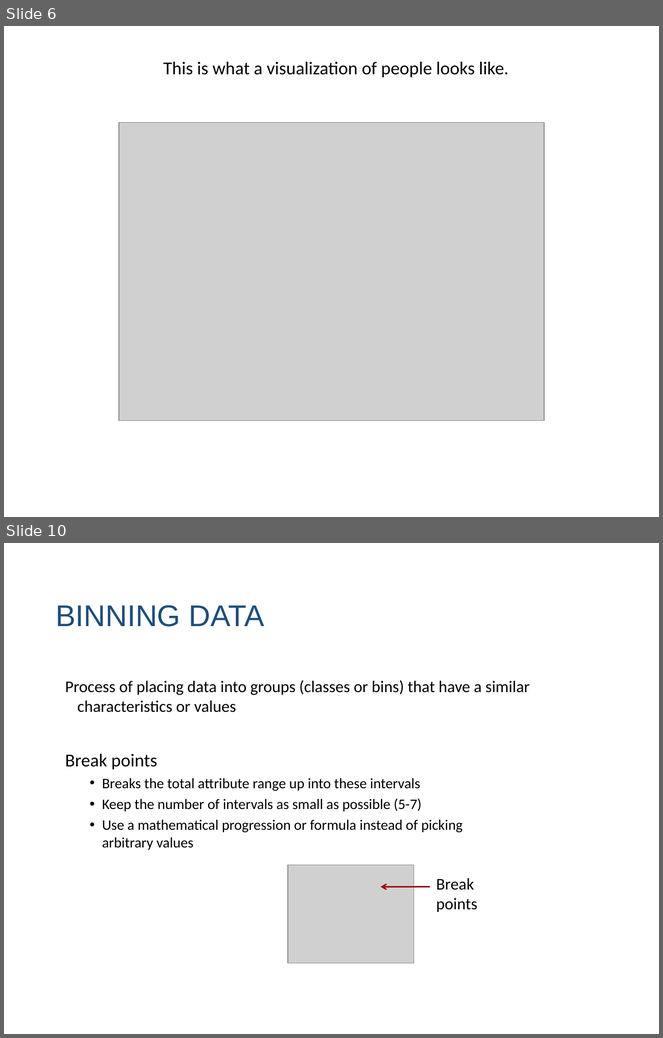
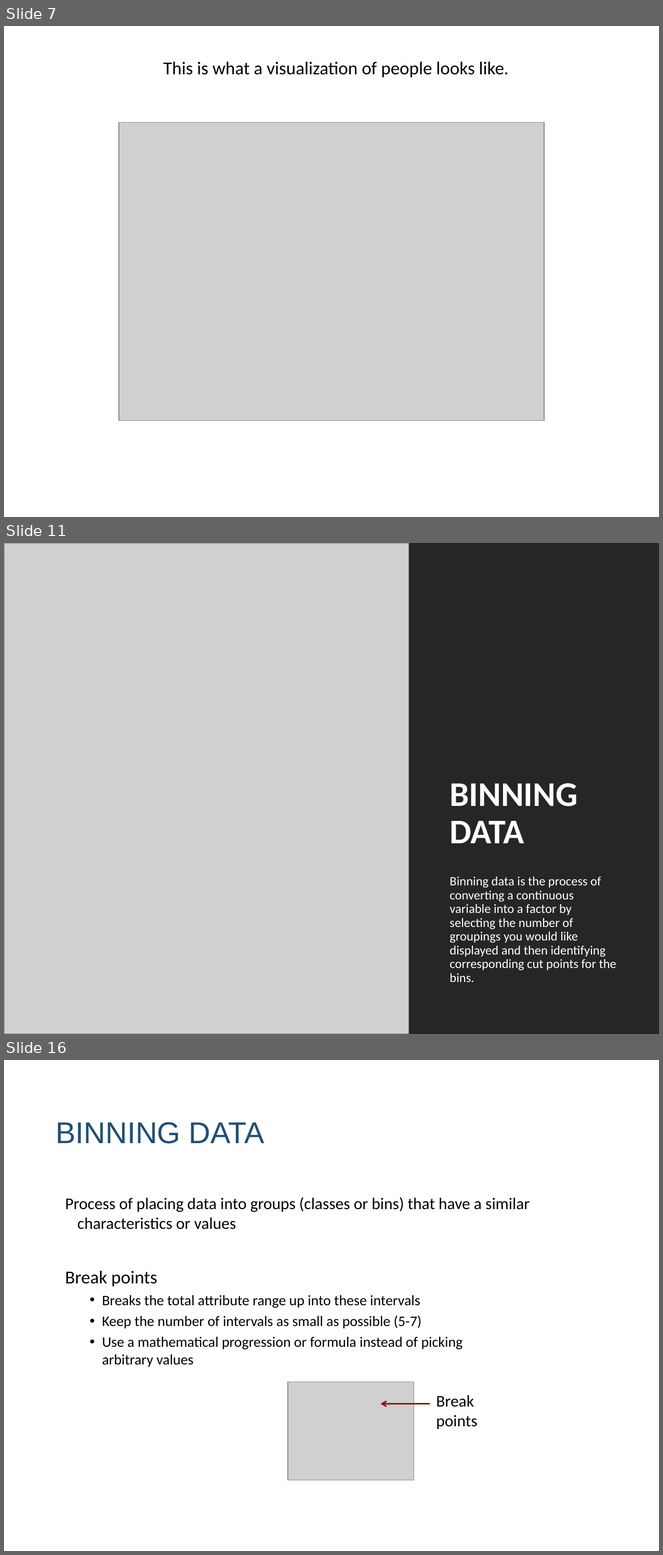
Before and after one commit to DS4PS/cpp-529-fall-2020, a slide deck: lectures/p-05-visual-narrative.pptx. Shown one above the other, each under a label of ours: slides 6 and 10 before the commit, slides 7, 11 and 16 after it; the slides between them are not shown. The pictures are 663x1038 and 663x1555 pixels, drawn with LibreOffice and Linux fonts; fonts in the diff are those of the drawing; grey boxes stand for pictures. Boxes give left, top, right and bottom in pixels: in the first picture for what was removed or moved away, otherwise in the second. Text is boxed around its words. In the diff, an @@ line names an element or a change of style, - is before the commit and + after.

```diff
--- a/lectures/p-05-visual-narrative.pptx
+++ b/lectures/p-05-visual-narrative.pptx
@@ slide 11 added at [4,543,659,1034], background #FFFFFF @@
@@ picture added at [4,543,409,1034] @@
@@ rectangle added at [402,543,659,1034], fill #262626 @@
@@ title added at [450,783,578,844], 38 pt, text #FFFFFF, bold @@
+BINNING DATA
@@ text added at [450,877,617,982], 14 pt, text #FFFFFF @@
+Binning data is the process of converting a continuous variable into a factor by selecting the number of groupings you would like displayed and then identifying corresponding cut points for the bins.
@@ what was slide 6 is now slide 7 @@
@@ what was slide 10 is now slide 16 @@
```
Also in this commit, not shown: 3 slides changed, 12 other slides added, 2 slides removed, 1 other file.
